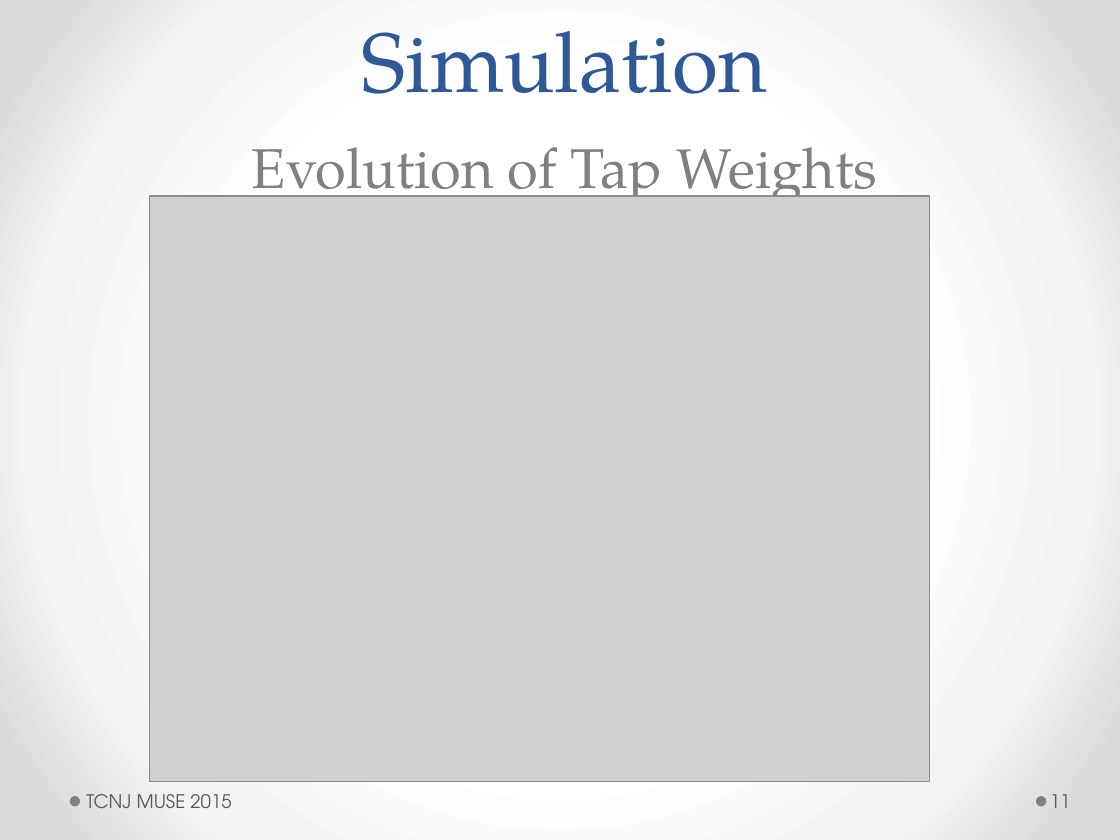
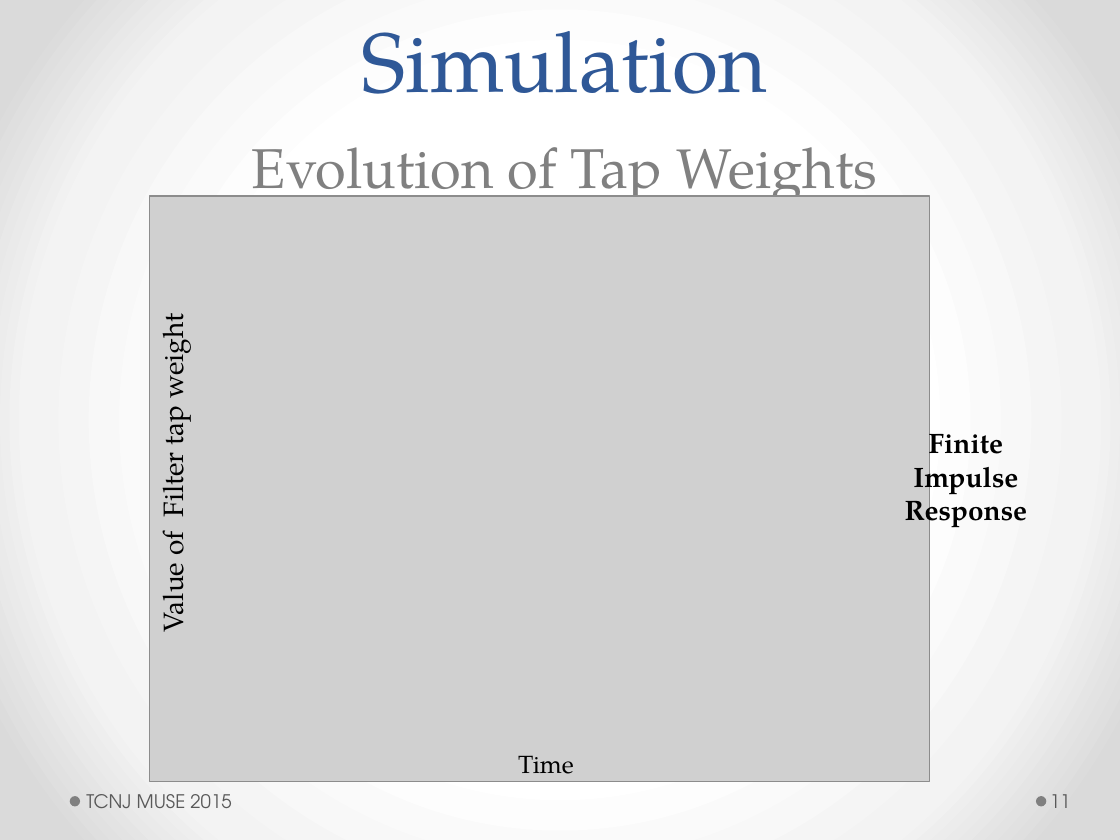
Before and after one commit to ActiveNoiseCancellationResearch/MUSE-Research, a slide deck: slide 11 of proj_anc/doc/jswift/Active Noise Control.pptx. Drawn at 1120x840 pixels with LibreOffice and Linux fonts; fonts in the diff are those of the drawing; grey boxes stand for pictures. Boxes give left, top, right and bottom in pixels: in the first picture for what was removed or moved away, otherwise in the second. Text is boxed around its words. In the diff, an @@ line names an element or a change of style, - is before the commit and + after.

```diff
--- a/proj_anc/doc/jswift/Active Noise Control.pptx
+++ b/proj_anc/doc/jswift/Active Noise Control.pptx
@@ text added at (149, 322, 195, 631), 18 pt, text #000000 @@
+Value of Filter tap weight
@@ text added at (905, 424, 1028, 531), 18 pt, text #000000, bold @@
+Finite Impulse Response
@@ text added at (518, 755, 573, 783), 16 pt, text #000000 @@
+Time
```
Also in this commit, not shown: 3 other slides changed.
